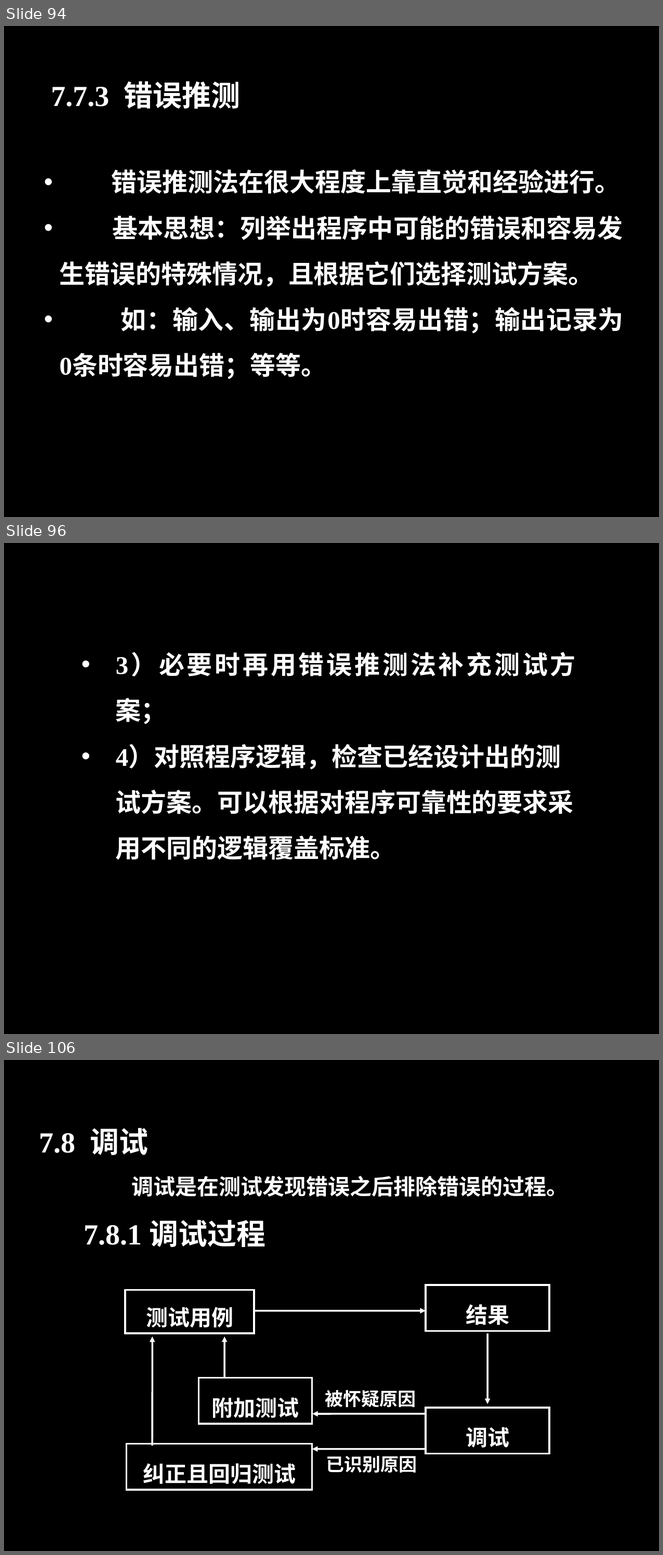
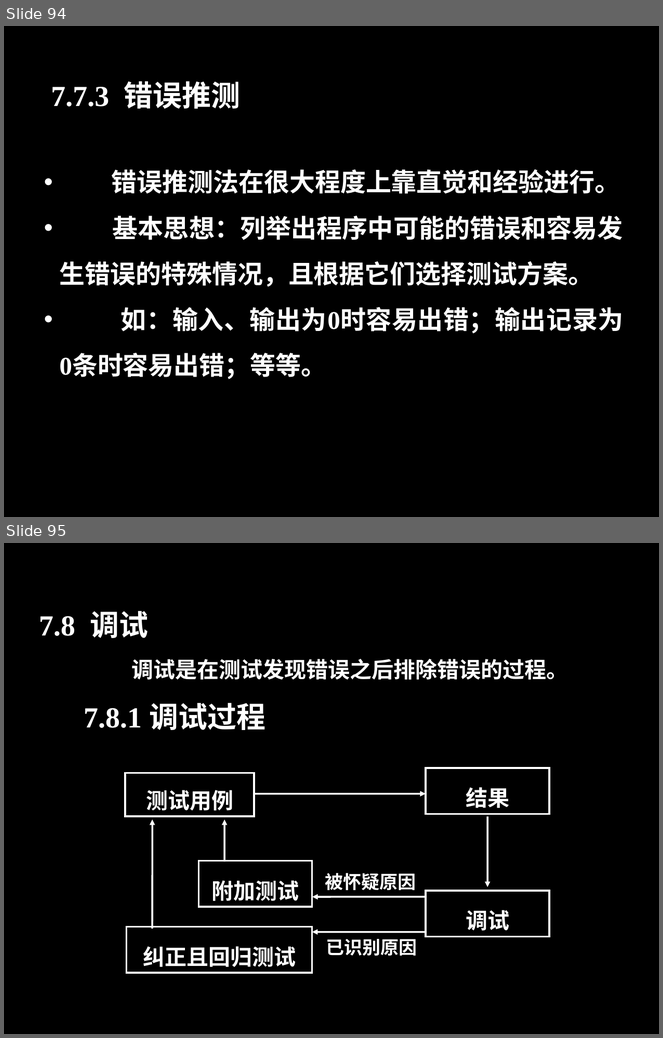
Before and after one commit to zucccxy/project, a slide deck: 翻转课堂PPT.ppt. Shown one above the other, each under a label of ours: slides 94, 96 and 106 before the commit, slides 94 and 95 after it; the slides between them are not shown. The pictures are 663x1555 and 663x1038 pixels, drawn with LibreOffice and Linux fonts; fonts in the diff are those of the drawing; background and template pictures are left out. Boxes give left, top, right and bottom in pixels: in the first picture for what was removed or moved away, otherwise in the second. Text is boxed around its words. In the diff, an @@ line names an element or a change of style, - is before the commit and + after.

```diff
--- a/翻转课堂PPT.ppt
+++ b/翻转课堂PPT.ppt
@@ slide 96 removed at bbox=[4, 543, 659, 1034], background #000000 @@
@@ text removed at bbox=[116, 654, 576, 860] @@
-• 3）必要时再用错误推测法补充测试方案；
-• 4）对照程序逻辑，检查已经设计出的测试方案。可以根据对程序可靠性的要求采用不同的逻辑覆盖标准。
@@ what was slide 106 is now slide 95 @@
```
Also in this commit, not shown: 3 slides changed, 11 other slides removed.
